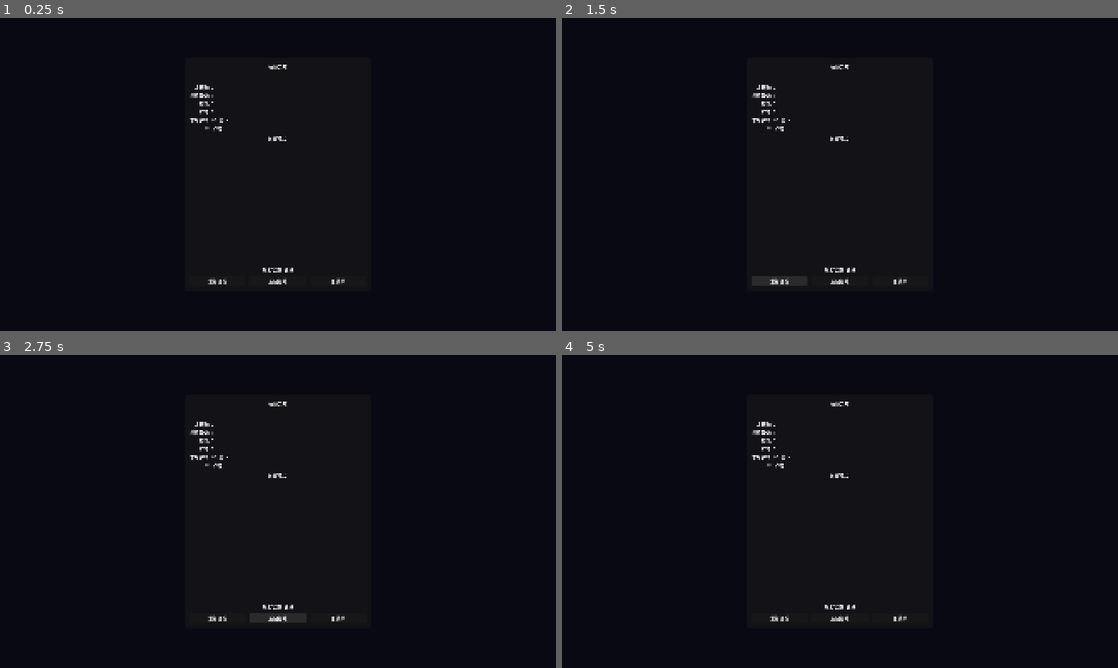
Above: before the commit, frames 1-4 (two rows, left to right).
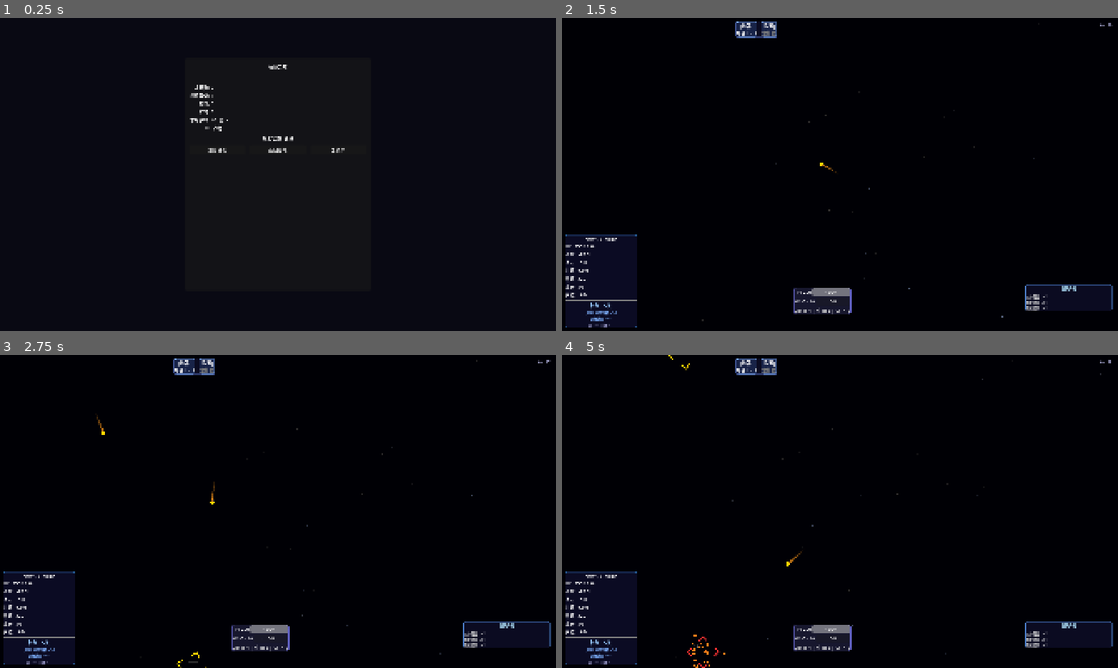
Above: after the commit, the same moments.

Repository: snowsnow0926/evesurvivor
Game: Godot game, scene res://scenes/SettlementScene.tscn
Two runs of this game, one before a commit and one after it. Both use one fixed random seed, a clock stepped at 60 frames per second and the inputs below. This scene is started directly instead of the project's main scene.
Inputs (mouse positions are in pixels of both pictures, inside the frame that each line leads up to):
- Up to frame 1 (0.25 s): no input
- Up to frame 2 (1.5 s): click "重新开始" at 0.5 s; click (778, 280) at 1.25 s, where only the run before the commit has a clickable "重新开始"
- Up to frame 3 (2.75 s): click (278, 617) at 2 s, where only the run before the commit has a clickable "返回基地"
- Up to frame 4 (5 s): click (901, 617) at 2.75 s, where only the run before the commit has a clickable "主菜单"; tap Enter (ui_accept) at 3.5, 3.77 s; move the mouse to (962, 495) at 3.52 s; hold D (move_right) 3.53-4.25 s; tap Z at 3.6 s; click (962, 495) at 3.67 s; drag from (728, 527) to (812, 574) at 4.27 s

The runs differ from the first frame. In frame 1, 0.3% of the frame differs, in the area x 37-62%, y 37-86%; in frame 2, 2.7%; in frame 3, 2.8%, in the area x 0-100%, y 1-100%; in frame 4, 2.6%.

Commit message:
修复结算界面掉落装备显示问题 and settlement get_tree null crash
Co-authored-by: Cursor <cursoragent@cursor.com>

Diff:
--- a/scenes/SettlementScene.tscn
+++ b/scenes/SettlementScene.tscn
@@ -10,6 +10,7 @@
 grow_horizontal = 2
 grow_vertical = 2
 mouse_filter = 1
+script = ExtResource("1_settlement")
 
 [node name="BG" type="ColorRect" parent="."]
 layout_mode = 1
@@ -19,7 +20,7 @@
 color = Color(0.03, 0.03, 0.07, 0.98)
 
 [node name="Panel" type="Panel" parent="."]
-layout_mode = 2
+layout_mode = 1
 anchors_preset = 8
 anchor_left = 0.5
 anchor_top = 0.5
@@ -130,17 +131,105 @@
 layout_mode = 2
 text = "获得物品:"
 horizontal_alignment = 1
+visible = false
 
 [node name="LootScroll" type="ScrollContainer" parent="Panel/VBox"]
 layout_mode = 2
+custom_minimum_size = Vector2(0, 120)
 size_flags_vertical = 3
 horizontal_scroll_mode = 0
+visible = false
 
 [node name="LootContainer" type="VBoxContainer" parent="Panel/VBox/LootScroll"]
 layout_mode = 2
 size_flags_horizontal = 3
 theme_override_constants/separation = 4
 
+[node name="LootSlot0" type="HBoxContainer" parent="Panel/VBox/LootScroll/LootContainer"]
+layout_mode = 2
+
+[node name="TypeLabel" type="Label" parent="Panel/VBox/LootScroll/LootContainer/LootSlot0"]
+layout_mode = 2
+size_flags_horizontal = 2
+text = "[武器]"
+horizontal_alignment = 2
+vertical_alignment = 1
+
+[node name="NameLabel" type="Label" parent="Panel/VBox/LootScroll/LootContainer/LootSlot0"]
+layout_mode = 2
+size_flags_horizontal = 3
+text = "---"
+horizontal_alignment = 0
+vertical_alignment = 1
+
+[node name="LootSlot1" type="HBoxContainer" parent="Panel/VBox/LootScroll/LootContainer"]
+layout_mode = 2
+
+[node name="TypeLabel" type="Label" parent="Panel/VBox/LootScroll/LootContainer/LootSlot1"]
+layout_mode = 2
+size_flags_horizontal = 2
+text = "[武器]"
+horizontal_alignment = 2
+vertical_alignment = 1
+
+[node name="NameLabel" type="Label" parent="Panel/VBox/LootScroll/LootContainer/LootSlot1"]
+layout_mode = 2
+size_flags_horizontal = 3
+text = "---"
+horizontal_alignment = 0
+vertical_alignment = 1
+
+[node name="LootSlot2" type="HBoxContainer" parent="Panel/VBox/LootScroll/LootContainer"]
+layout_mode = 2
+
+[node name="TypeLabel" type="Label" parent="Panel/VBox/LootScroll/LootContainer/LootSlot2"]
+layout_mode = 2
+size_flags_horizontal = 2
+text = "[武器]"
+horizontal_alignment = 2
+vertical_alignment = 1
+
+[node name="NameLabel" type="Label" parent="Panel/VBox/LootScroll/LootContainer/LootSlot2"]
+layout_mode = 2
+size_flags_horizontal = 3
+text = "---"
+horizontal_alignment = 0
+vertical_alignment = 1
+
+[node name="LootSlot3" type="HBoxContainer" parent="Panel/VBox/LootScroll/LootContainer"]
+layout_mode = 2
+
+[node name="TypeLabel" type="Label" parent="Panel/VBox/LootScroll/LootContainer/LootSlot3"]
+layout_mode = 2
+size_flags_horizontal = 2
+text = "[武器]"
+horizontal_alignment = 2
+vertical_alignment = 1
+
+[node name="NameLabel" type="Label" parent="Panel/VBox/LootScroll/LootContainer/LootSlot3"]
+layout_mode = 2
+size_flags_horizontal = 3
+text = "---"
+horizontal_alignment = 0
+vertical_alignment = 1
+
+[node name="LootSlot4" type="HBoxContainer" parent="Panel/VBox/LootScroll/LootContainer"]
+layout_mode = 2
+
+[node name="TypeLabel" type="Label" parent="Panel/VBox/LootScroll/LootContainer/LootSlot4"]
+layout_mode = 2
+size_flags_horizontal = 2
+text = "[武器]"
+horizontal_alignment = 2
+vertical_alignment = 1
+
+[node name="NameLabel" type="Label" parent="Panel/VBox/LootScroll/LootContainer/LootSlot4"]
+layout_mode = 2
+size_flags_horizontal = 3
+text = "---"
+horizontal_alignment = 0
+vertical_alignment = 1
+
 [node name="ShipStatusLabel" type="Label" parent="Panel/VBox"]
 layout_mode = 2
 text = "舰船状态: 良好"
--- a/scripts/game_scene.gd
+++ b/scripts/game_scene.gd
@@ -133,7 +133,10 @@
 			GameState.last_run_reason = reason
 			GameState.on_run_ended(kills, level, coin_gained, minerals_gained, false)
 	var earned_loot: Array = []
-	for loot_item: Dictionary in game_manager.get_session_loot():
+	var raw_loot: Array = game_manager.get_session_loot()
+	print("[GameScene] earned_loot: raw_loot.size()=", raw_loot.size())
+	for loot_item: Dictionary in raw_loot:
+		print("  raw: equip_id=", loot_item.get("equip_id"), " type=", loot_item.get("type"), " name=", loot_item.get("name"))
 		var item_dict := {
 			"equip_id": loot_item.get("equip_id", ""),
 			"type": loot_item.get("type", "weapon"),
@@ -153,6 +156,7 @@
 		}
 		earned_loot.append(item_dict)
 		GameState.equipment_inventory.append(item_dict)
+	print("[GameScene] earned_loot built: size=", earned_loot.size(), " equipment_inventory.size()=", GameState.equipment_inventory.size())
 	game_manager.get_session_loot().clear()
 
 	# 撤离时：不解锁下一关（只有倒计时结束才算通关）
@@ -227,7 +231,9 @@
 		earned_minerals_label.text = "+%d" % minerals_gained
 
 	if settlement.has_method("set_settlement_data"):
+		print("[GameScene] Calling set_settlement_data with earned_loot.size()=", earned_loot.size())
 		settlement.set_settlement_data(reason, kills, level, coin_gained, minerals_gained, earned_loot)
+		print("[GameScene] set_settlement_data returned")
 
 	var ship_status_label = settlement.get_node_or_null("Panel/VBox/ShipStatusLabel")
 	if ship_status_label:
@@ -277,21 +283,21 @@
 	if GameState.ship_damaged:
 		if GameState.star_coin >= GameState.get_repair_cost():
 			GameState.repair_ship()
-	get_tree().change_scene_to_file("res://scenes/GameScene.tscn")
+	get_tree().root.change_scene_to_file("res://scenes/GameScene.tscn")
 
 func _on_settlement_base() -> void:
 	SoundManager.play_sfx("button_click")
 	print("[GameScene] settlement base")
-	get_tree().change_scene_to_file("res://scenes/BaseScene.tscn")
+	get_tree().root.change_scene_to_file("res://scenes/BaseScene.tscn")
 
 func _on_settlement_menu() -> void:
 	SoundManager.play_sfx("button_click")
 	print("[GameScene] settlement menu")
-	get_tree().change_scene_to_file("res://scenes/MainMenu.tscn")
+	get_tree().root.change_scene_to_file("res://scenes/MainMenu.tscn")
 
 func _game_over_to_base() -> void:
 	await get_tree().create_timer(0.1).timeout
-	get_tree().change_scene_to_file("res://scenes/BaseScene.tscn")
+	get_tree().root.change_scene_to_file("res://scenes/BaseScene.tscn")
 
 func trigger_screen_shake(intensity: float = 8.0, duration: float = 0.2) -> void:
 	shake_intensity = intensity
--- a/scripts/settlement_scene.gd
+++ b/scripts/settlement_scene.gd
@@ -11,6 +11,7 @@
 var earned_coin: int = 0
 var earned_minerals: int = 0
 var session_loot: Array = []
+var _data_ready: bool = false
 
 @onready var result_label: Label = $Panel/VBox/ResultLabel
 @onready var result_desc: Label = $Panel/VBox/ResultDesc
@@ -24,14 +25,40 @@
 @onready var retry_btn: Button = $Panel/VBox/ButtonsHBox/RetryBtn
 @onready var base_btn: Button = $Panel/VBox/ButtonsHBox/BaseBtn
 @onready var menu_btn: Button = $Panel/VBox/ButtonsHBox/MenuBtn
+@onready var loot_section_label: Label = $Panel/VBox/LootSectionLabel
 @onready var loot_scroll: ScrollContainer = $Panel/VBox/LootScroll
 @onready var loot_container: VBoxContainer = $Panel/VBox/LootScroll/LootContainer
-@onready var loot_section_label: Label = $Panel/VBox/LootSectionLabel
+var loot_slots: Array[HBoxContainer] = []
 
 func _ready() -> void:
 	process_mode = Node.PROCESS_MODE_ALWAYS
-	print("[SettlementScene] _ready called, process_mode=", process_mode, " Inventory items: ", GameState.equipment_inventory.size())
 	_connect_buttons()
+
+	# Initialize loot_slots if not yet done
+	if loot_slots.is_empty():
+		for i: int in range(5):
+			var slot_path := "Panel/VBox/LootScroll/LootContainer/LootSlot%d" % i
+			var slot: Node = get_node_or_null(slot_path)
+			if slot != null:
+				loot_slots.append(slot)
+				slot.visible = false
+
+	# Build loot display once slots are ready
+	if _data_ready and session_loot.size() > 0:
+		_update_display()
+		_build_loot_list()
+
+func _init_loot_slots() -> void:
+	loot_slots.clear()
+	for i: int in range(5):
+		var slot_path := "Panel/VBox/LootScroll/LootContainer/LootSlot%d" % i
+		var slot: HBoxContainer = get_node_or_null(slot_path)
+		if slot != null:
+			loot_slots.append(slot)
+			slot.visible = false
+		else:
+			print("[SettlementScene] WARNING: loot slot ", i, " not found at ", slot_path)
+	print("[SettlementScene] loot_slots initialized: size=", loot_slots.size())
 
 func _connect_buttons() -> void:
 	if retry_btn:
@@ -45,7 +72,10 @@
 		menu_btn.pressed.connect(_on_menu_pressed)
 
 func set_settlement_data(reason: String, kills: int, level: int, coin: int, minerals: int, loot: Array = []) -> void:
-	print("[SettlementScene] set_settlement_data: reason=", reason, " kills=", kills, " level=", level, " coin=", coin, " minerals=", minerals, " loot=", loot.size())
+	print("[SettlementScene] set_settlement_data ENTRY: loot.size()=", loot.size(), " loot_slots.size()=", loot_slots.size())
+	for i: int in range(loot.size()):
+		var item: Dictionary = loot[i]
+		print("  loot[", i, "]: type=", item.get("type"), " name=", item.get("name"), " weapon_id=", item.get("weapon_id"), " armor_id=", item.get("armor_id"), " quality=", item.get("quality"))
 	settlement_reason = reason
 	session_kills = kills
 	session_level = level
@@ -56,11 +86,16 @@
 	earned_minerals = minerals
 
 	session_loot = loot.duplicate(true)
+	print("[SettlementScene] After duplicate: session_loot.size()=", session_loot.size())
 
 	GameState.last_run_reason = reason
 
 	_update_display()
-	_build_loot_list()
+	_data_ready = true
+
+	# Only build loot list if slots are already initialized, otherwise _ready() will call it
+	if loot_slots.size() > 0:
+		_build_loot_list()
 
 func _gui_input(event: InputEvent) -> void:
 	print("[SettlementScene] _gui_input: ", event.as_text())
@@ -124,19 +159,32 @@
 			retry_btn.disabled = GameState.ship_damaged
 
 func _build_loot_list() -> void:
+	print("[SettlementScene] _build_loot_list: session_loot.size()=", session_loot.size())
+
+	# Hide/show section label and scroll container based on loot count
 	if loot_section_label:
 		loot_section_label.visible = session_loot.size() > 0
 	if loot_scroll:
 		loot_scroll.visible = session_loot.size() > 0
-	if not loot_container:
-		return
-	for child in loot_container.get_children():
-		child.queue_free()
-	for loot: Dictionary in session_loot:
-		var row := HBoxContainer.new()
+
+	# First, hide all slots
+	for slot in loot_slots:
+		slot.visible = false
+
+	# Populate slots with loot data
+	for i: int in range(mini(session_loot.size(), loot_slots.size())):
+		var loot: Dictionary = session_loot[i]
+		var slot: HBoxContainer = loot_slots[i]
+		var type_label: Label = slot.get_node_or_null("TypeLabel")
+		var name_label: Label = slot.get_node_or_null("NameLabel")
+
+		if type_label == null or name_label == null:
+			print("[SettlementScene] WARNING: Slot ", i, " missing labels!")
+			continue
+
+		# Determine type and name
 		var type_str := "武器" if loot.get("type") == "weapon" else "防具"
 		var name_str: String = loot.get("name", "?")
-		var quality: int = loot.get("quality", 0)
 		if name_str == "?" or name_str.is_empty():
 			if loot.get("type") == "weapon":
 				var wid: int = loot.get("weapon_id", 0)
@@ -145,12 +193,17 @@
 			else:
 				var aid: int = loot.get("armor_id", 0)
 				name_str = EquipmentData.get_armor_name(aid)
+
+		# Apply quality color
+		var quality: int = loot.get("quality", 0)
 		var quality_color := EquipmentData.get_quality_color(quality)
-		var name_label := Label.new()
-		name_label.text = "[%s] %s" % [type_str, name_str]
+
+		# Update labels
+		type_label.text = "[%s]" % type_str
+		name_label.text = name_str
 		name_label.add_theme_color_override("font_color", quality_color)
-		row.add_child(name_label)
-		loot_container.add_child(row)
+		slot.visible = true
+		print("  Slot ", i, ": type=", type_str, " name=", name_str)
 
 func set_reason(reason: String) -> void:
 	settlement_reason = reason
